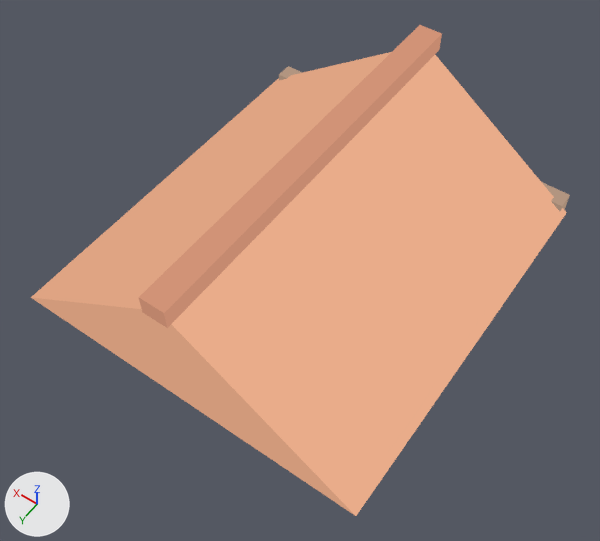
A saved change to the glTF model art/exports/module-roof.gltf.
Camera for both pictures: a 50 mm lens placed at (-1.323, 1.641, 3.537), pointed at (-0.315, 0.231, 1.32). The axes (+X, +Y, +Z) are drawn at lower left. The lights are the same throughout. The older version comes first. Vertices at exactly the same position are counted once.

Script lines for the objects in view, before the commit:
```python
me_module_roof = bpy.data.meshes.new('module-roof')
me_module_roof.from_pydata(...)  # 22 vertices, 32 faces; spans x -0.92..0.42, y -0.69..0.82, z 1.18..1.74
me_module_roof.materials.append(mat_bakedpalette)
ob_module_roof = bpy.data.objects.new('module-roof', me_module_roof)
ob_module_roof.location = (0.0, 0.0, 0.0)
```
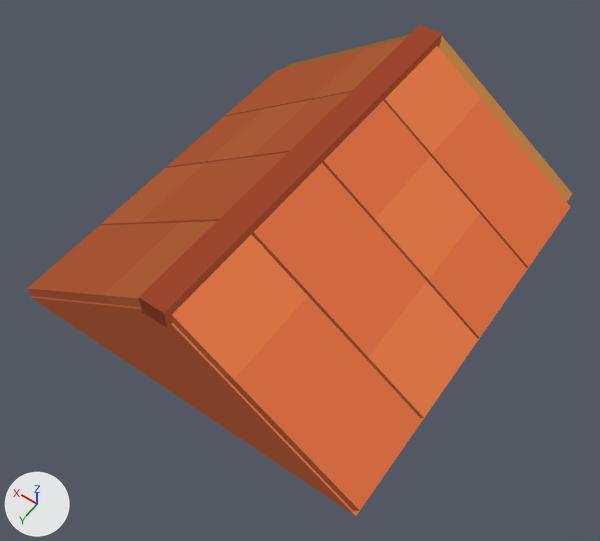
Boxes [x1, y1, x2, y2] around the edits, measured in the pictures (600 x 541 px):
'module-roof', reshaped: before [31, 25, 570, 516]; after [27, 25, 572, 516]
part 1 of me_module_roof, added (orange): after [27, 35, 572, 511]
part 2 of me_module_roof, recoloured: [31, 25, 568, 516] in both

The edits, one by one:
me_module_roof is used by ob_module_roof; location (0.0, 0.0, 0.0).
me_module_roof had 22 vertices, 32 faces and spanned x -0.92..0.42, y -0.69..0.82, z 1.18..1.74.
me_module_roof now has 230 vertices, 344 faces and spans x -0.93..0.43, y -0.7..0.82, z 1.18..1.74.
Part 1, on me_module_roof:
200 vertices are added at x -0.93..0.43, y -0.7..0.8, z 1.21..1.72.
8 new vertices lie (0.0, 0.07, 0.0) away from vertices in x -0.91..0.41, y -0.7, z 1.21..1.71.
312 new faces join them.
me_module_roof part 2: 32 kept faces spanning x -0.92..0.42, y -0.69..0.82, z 1.18..1.74 get new vertex colours.
